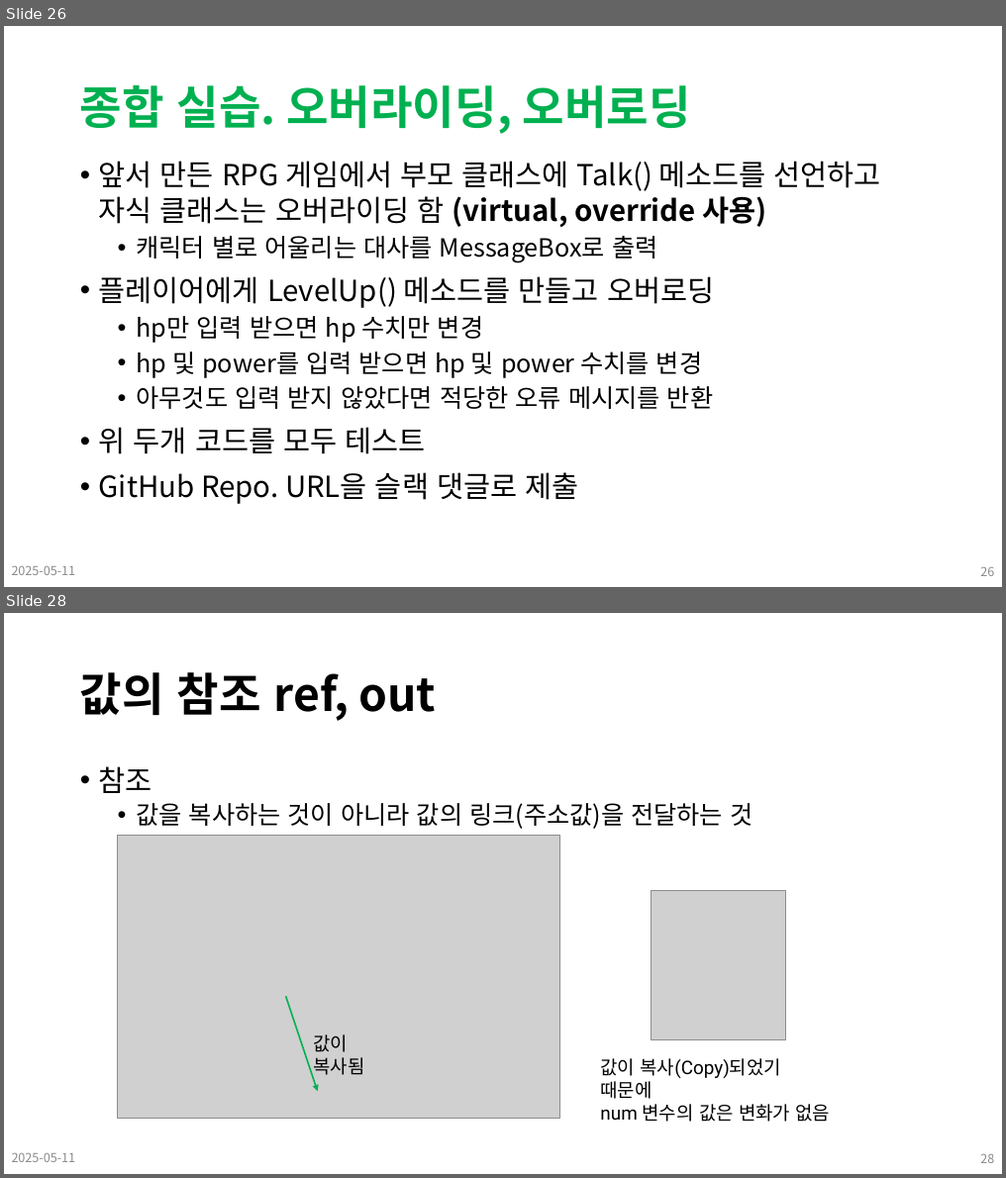
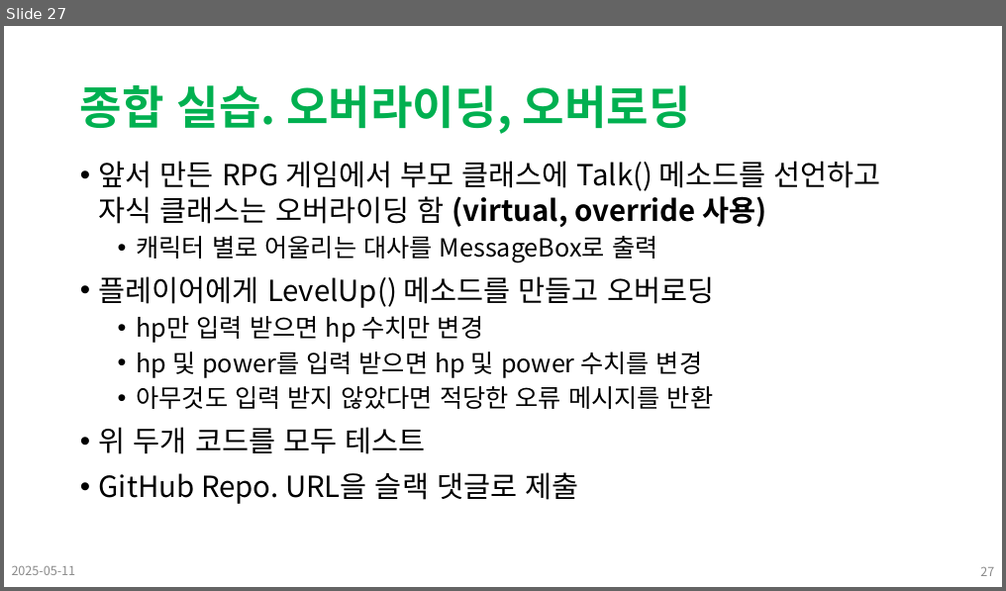
Before and after one commit to Leader-Lesson/KDT_SF_Short_5th, a slide deck: material/12_CSharp_심화문법 (상속).pptx. Shown one above the other, each under a label of ours: slides 26 and 28 before the commit, slide 27 after it; the slides between them are not shown. The pictures are 1006x1178 and 1006x591 pixels, drawn with LibreOffice and Linux fonts; fonts in the diff are those of the drawing; grey boxes stand for pictures; background and template pictures are left out. Boxes give left, top, right and bottom in pixels: in the first picture for what was removed or moved away, otherwise in the second. Text is boxed around its words. In the diff, an @@ line names an element or a change of style, - is before the commit and + after.

```diff
--- a/material/12_CSharp_심화문법 (상속).pptx
+++ b/material/12_CSharp_심화문법 (상속).pptx
@@ slide 28 removed at (x1=4, y1=613, x2=1002, y2=1174), background #FFFFFF @@
@@ title removed at (x1=80, y1=672, x2=437, y2=721) @@
-값의 참조 ref, out
@@ text removed at (x1=99, y1=766, x2=752, y2=829) @@
-• 참조
-  • 값을 복사하는 것이 아니라 값의 링크(주소값)을 전달하는 것
@@ picture removed at (x1=117, y1=836, x2=560, y2=1119) @@
@@ picture removed at (x1=650, y1=891, x2=786, y2=1041) @@
@@ arrow removed from (285, 996) to (318, 1091) @@
@@ text removed at (x1=314, y1=1035, x2=365, y2=1075) @@
-값이 복사됨
@@ text removed at (x1=600, y1=1059, x2=831, y2=1122) @@
-값이 복사(Copy)되었기 때문에
-num 변수의 값은 변화가 없음
@@ text removed at (x1=12, y1=1154, x2=76, y2=1162) @@
-2025-05-11
@@ page number removed at (x1=980, y1=1155, x2=994, y2=1163) @@
-28
@@ what was slide 26 is now slide 27 @@
@@ page number at (x1=980, y1=568, x2=994, y2=576): text changed @@
-26
+27
```
Also in this commit, not shown: 1 slide changed, 1 slide added, 9 other slides removed, 5 other files.
